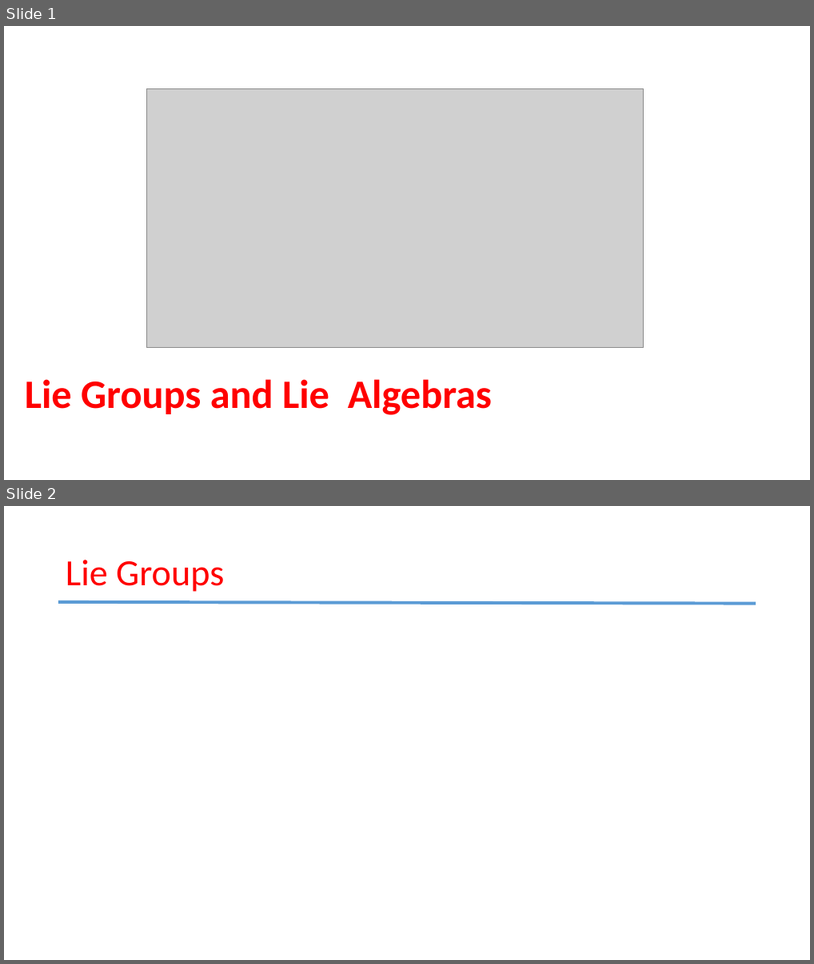
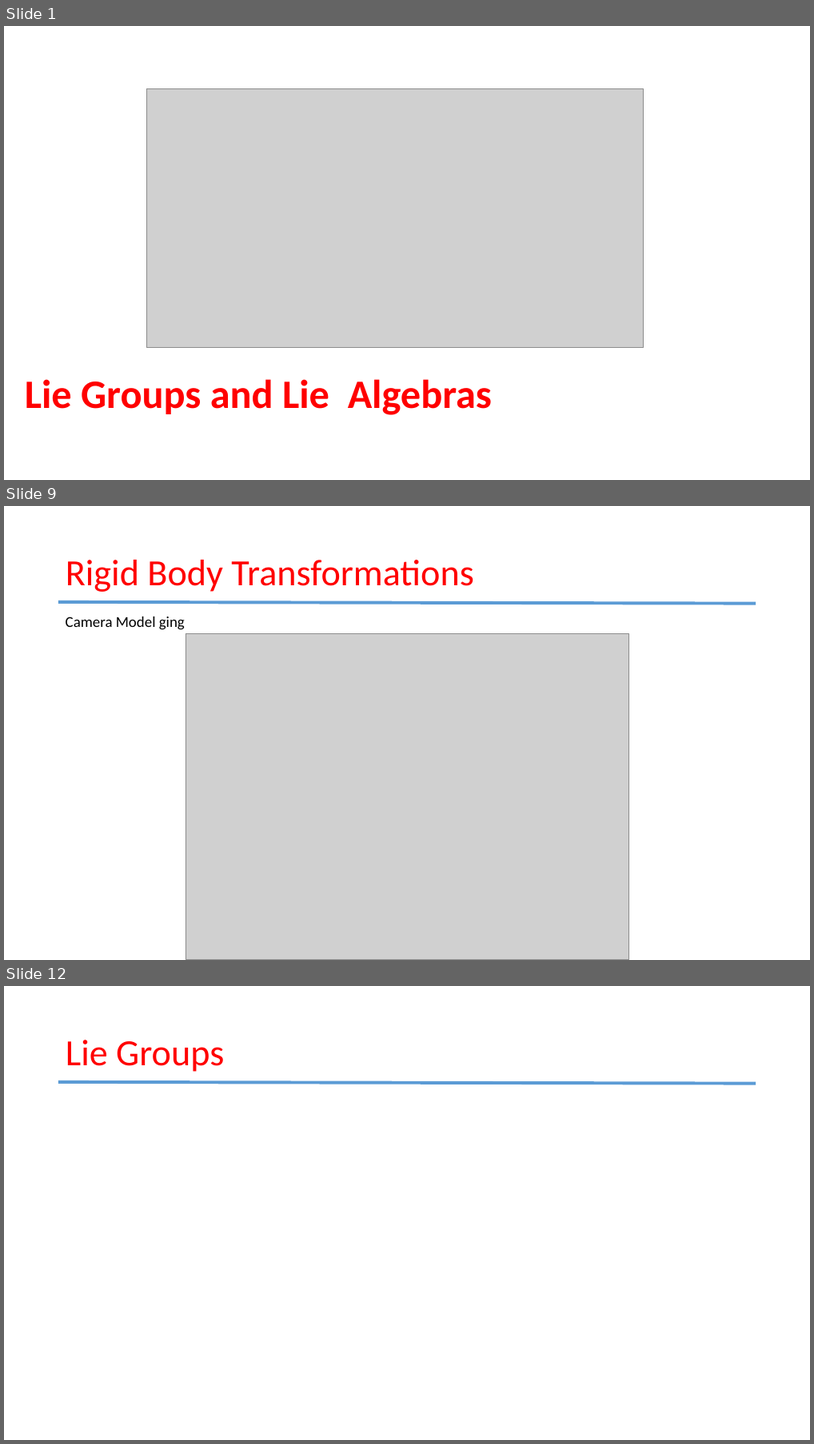
Before and after one commit to duyongquan/LTSLAM, a slide deck: docs/pptx/LieGroups.pptx. Shown one above the other, each under a label of ours: slides 1 and 2 before the commit, slides 1, 9 and 12 after it; the slides between them are not shown. The pictures are 814x964 and 814x1444 pixels, drawn with LibreOffice and Linux fonts; fonts in the diff are those of the drawing; grey boxes stand for pictures. Boxes give left, top, right and bottom in pixels: in the first picture for what was removed or moved away, otherwise in the second. Text is boxed around its words. In the diff, an @@ line names an element or a change of style, - is before the commit and + after.

```diff
--- a/docs/pptx/LieGroups.pptx
+++ b/docs/pptx/LieGroups.pptx
@@ slide 9 added at [4, 506, 810, 960], background #FFFFFF @@
@@ title added at [66, 560, 474, 592], 44 pt, text #FF0000 @@
+Rigid Body Transformations
@@ line added from (58, 602) to (757, 604), #5B9BD5 3.75 pt @@
@@ text added at [66, 616, 185, 630], 18 pt, text #000000 @@
+Camera Model ging
@@ picture added at [186, 634, 629, 959] @@
@@ what was slide 2 is now slide 12 @@
```
Also in this commit, not shown: 12 other slides added, 27 other files.
